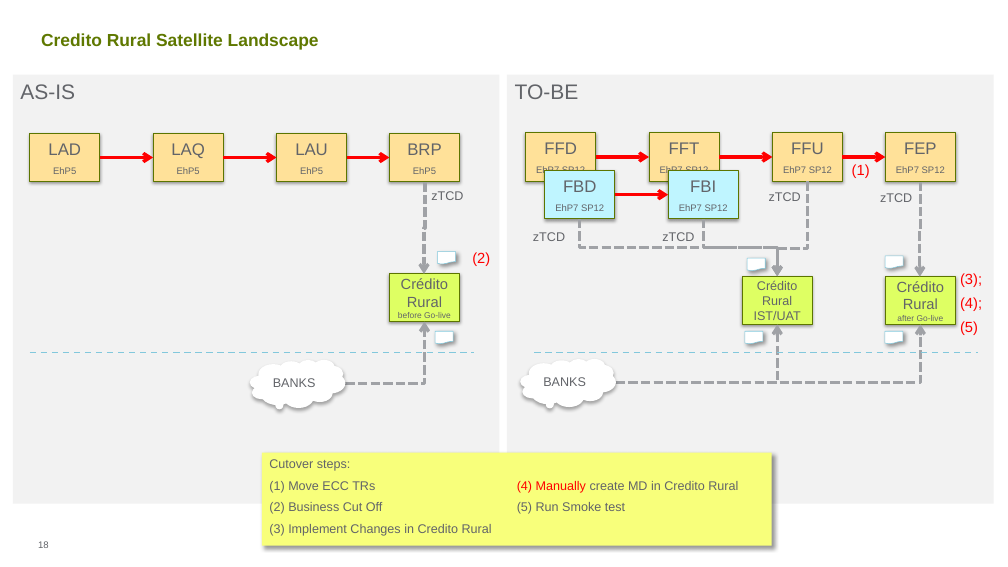
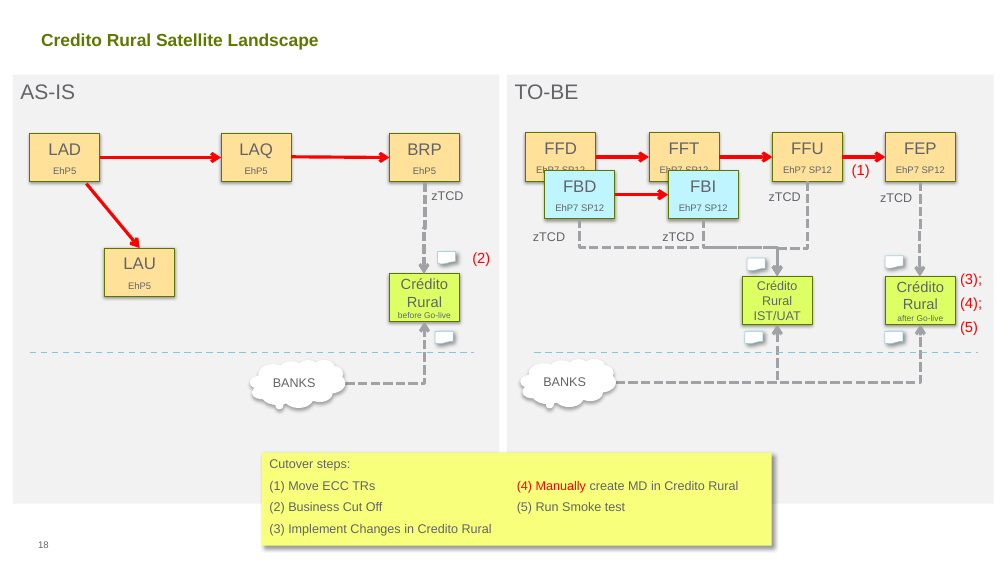
Before and after one commit to ldaher/syngenta-appmap, a slide deck: slide 18 of Satellite Status Report 20161107 vGC.PPTX. Drawn at 1008x567 pixels with LibreOffice and Linux fonts; fonts in the diff are those of the drawing; background and template pictures are left out. Boxes give left, top, right and bottom in pixels: in the first picture for what was removed or moved away, otherwise in the second. Text is boxed around its words. In the diff, an @@ line names an element or a change of style, - is before the commit and + after.

```diff
--- a/Satellite Status Report 20161107 vGC.PPTX
+++ b/Satellite Status Report 20161107 vGC.PPTX
@@ rectangle "LAQ": place and size @@
-rectangle "LAQ" at (154, 133, 224, 181)
+rectangle "LAQ" at (221, 133, 291, 181)
@@ arrow moved from (100, 157) - (154, 157) to (100, 157) - (221, 157) @@
@@ arrow removed from (223, 157) to (277, 157) @@
@@ arrow moved from (347, 157) - (389, 157) to (291, 157) - (389, 157) @@
@@ arrow added from (86, 184) to (140, 248), #FF0000 3 pt @@
@@ rectangle "LAU": place and size @@
-rectangle "LAU" at (277, 133, 347, 181)
+rectangle "LAU" at (104, 248, 175, 296)
```
Also in this commit, not shown: 9 other slides changed, 1 other file.
